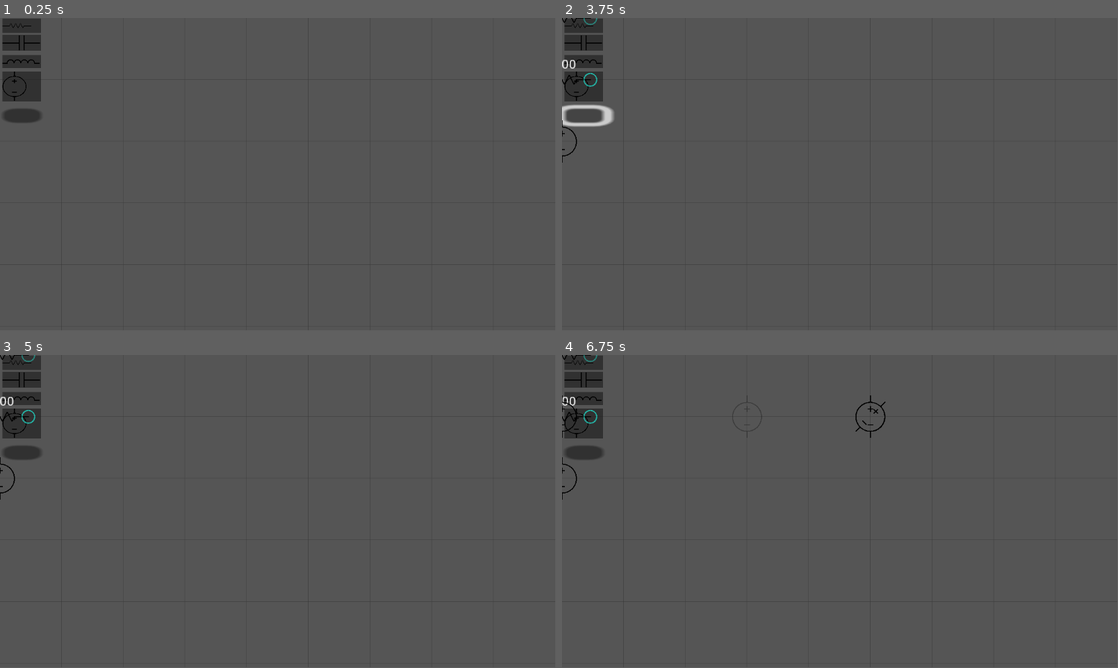
Above: before the commit, frames 1-4 (two rows, left to right).
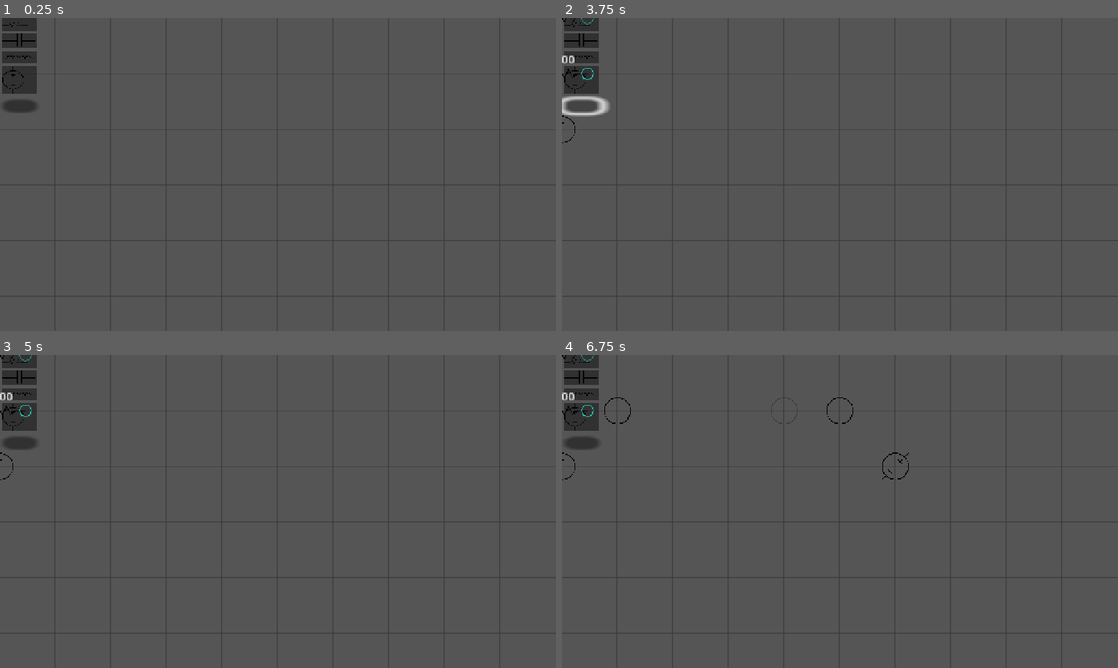
Above: after the commit, the same moments.

Repository: j-stapera/Yet-Another-Circuit-Designer
Game: Godot game, scene res://main.tscn
Two runs of this game, one before a commit and one after it. Both use one fixed random seed, a clock stepped at 60 frames per second and the inputs below.
Inputs (mouse positions are in pixels of both pictures, inside the frame that each line leads up to; where the layout moved, square brackets give the same spot in the first picture):
- Up to frame 1 (0.25 s): no input
- Up to frame 2 (3.75 s): click (584, 24) at 0.5 s; click (584, 39) [584, 43] at 1.25 s; click (584, 58) [584, 61] at 2 s; click (584, 80) [584, 86] at 2.75 s; click (584, 105) [584, 115] at 3.5 s
- Up to frame 3 (5 s): tap Enter at 4.25 s; drag from (27, 417) to (333, 442) at 4.27 s
- Up to frame 4 (6.75 s): tap Space at 5, 6.5 s; drag from (589, 417) to (812, 574) at 5.02 s; tap Enter at 5.75 s; move the mouse to (895, 442) at 5.77 s; press the mouse at (895, 442) at 5.78 s; hold E (Rotate Right) 5.78-6.5 s; release the mouse at (895, 442) at 6.5 s; drag from (856, 430) to (589, 417) at 6.52 s
In our replay, the window is 799x449 before the commit and 800x450 after it. These sizes can differ from the game's own. Grey fills any space a smaller window leaves; there, only what the larger window draws over its background counts as a difference.

The runs differ from the first frame. In frame 1, 1.1% of the frame differs, in the area x 0-90%, y 0-90%; in frame 2, 1.6%; in frame 3, 1.4%; in frame 4, 1.6%.

Commit message:
changed GUI window size

Diff:
--- a/project.godot
+++ b/project.godot
@@ -18,6 +18,15 @@
 [autoload]
 
 Global="*res://grid.gd"
+
+[display]
+
+window/size/viewport_width=1280
+window/size/viewport_height=720
+window/subwindows/embed_subwindows=false
+window/stretch/mode="canvas_items"
+window/stretch/aspect="expand"
+window/per_pixel_transparency/allowed=true
 
 [gui]
 
